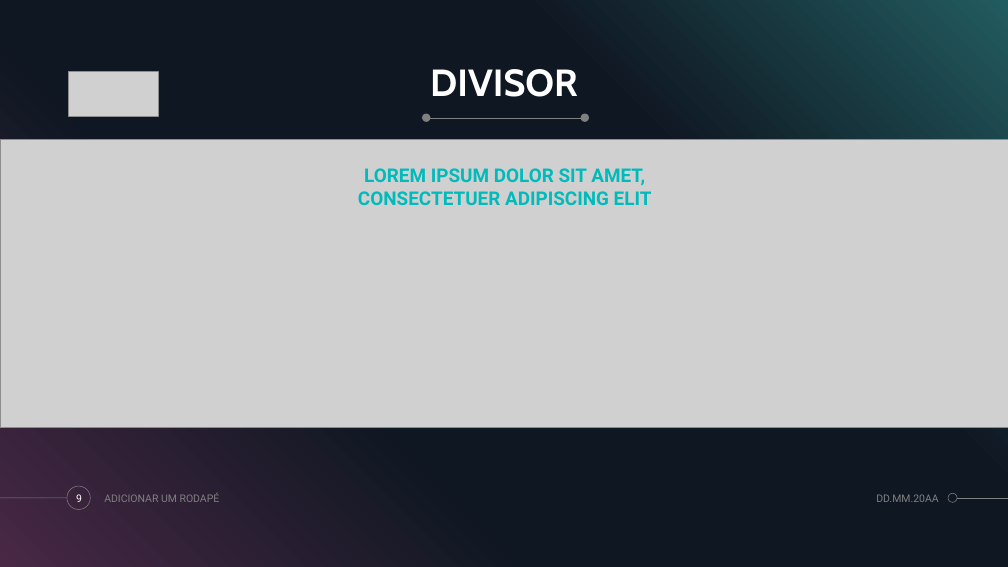
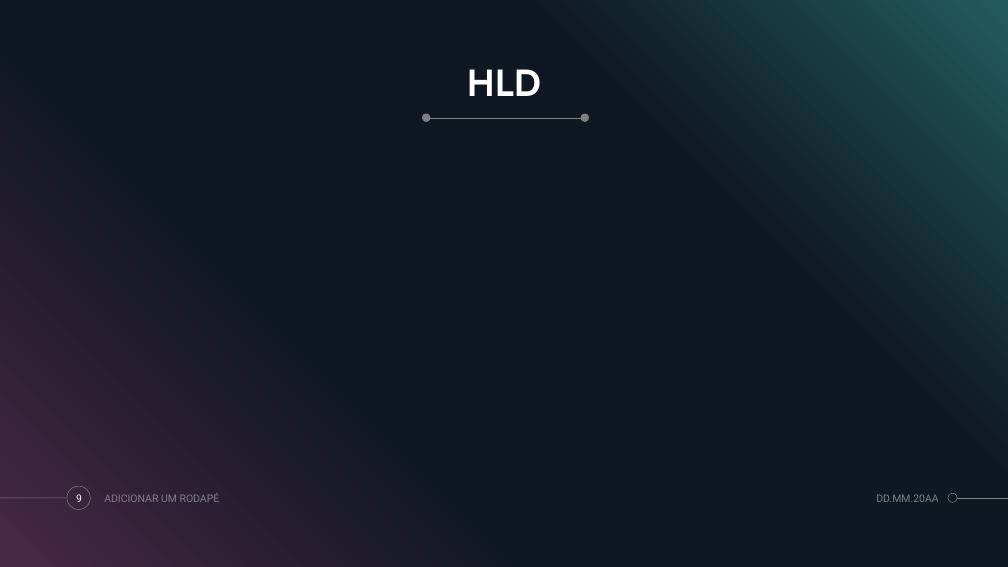
Before and after one commit to DanDan0608/Projeto-Individual, a slide deck: slide 9 of Apresentação-projeto-individual.pptx. Drawn at 1008x567 pixels with LibreOffice and Linux fonts; fonts in the diff are those of the drawing; grey boxes stand for pictures; background and template pictures are left out. Boxes give left, top, right and bottom in pixels: in the first picture for what was removed or moved away, otherwise in the second. Text is boxed around its words. In the diff, an @@ line names an element or a change of style, - is before the commit and + after.

```diff
--- a/Apresentação-projeto-individual.pptx
+++ b/Apresentação-projeto-individual.pptx
@@ picture removed at (69, 71, 158, 116) @@
@@ title at (467, 69, 541, 96): text changed @@
-DIVISOR
+HLD
@@ picture removed at (0, 139, 1008, 428) @@
@@ text removed at (358, 168, 652, 205) @@
-LOREM IPSUM DOLOR SIT AMET, CONSECTETUER ADIPISCING ELIT
```
Also in this commit, not shown: 3 other slides changed, 6 slides added, 20 slides removed.
